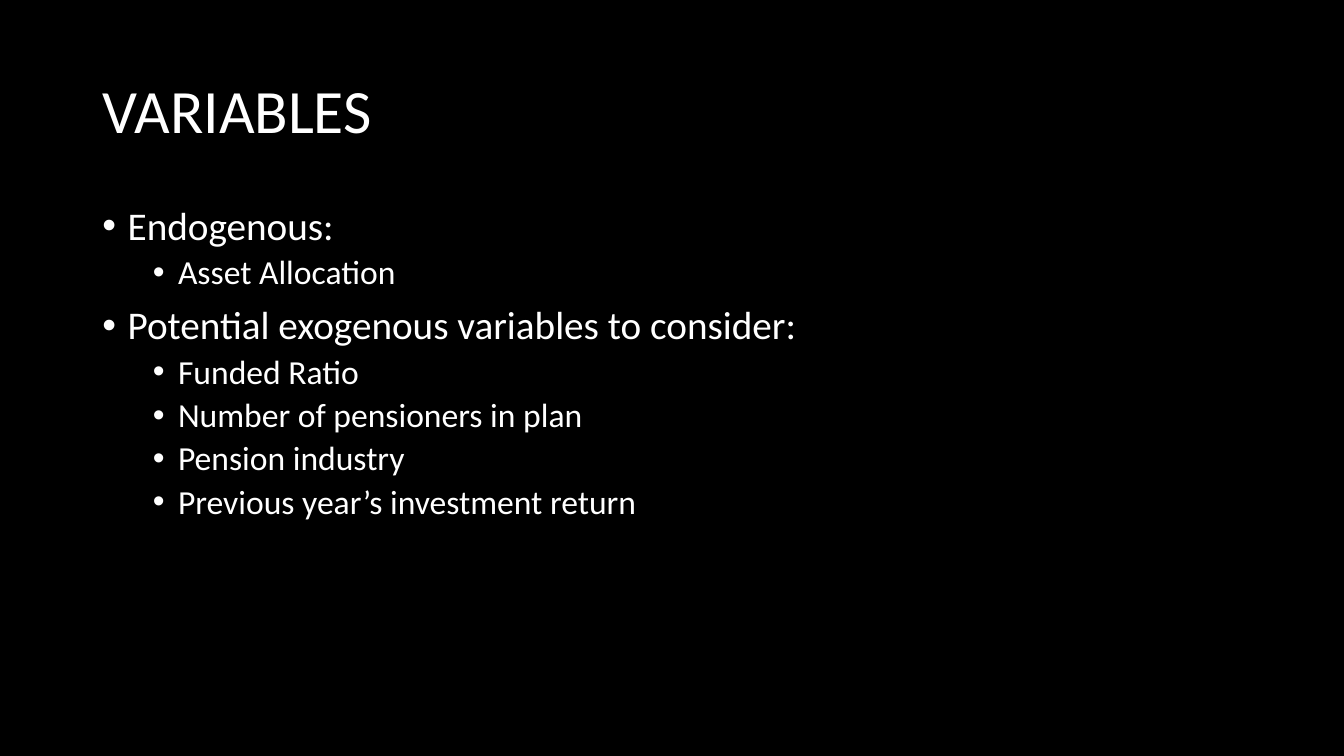
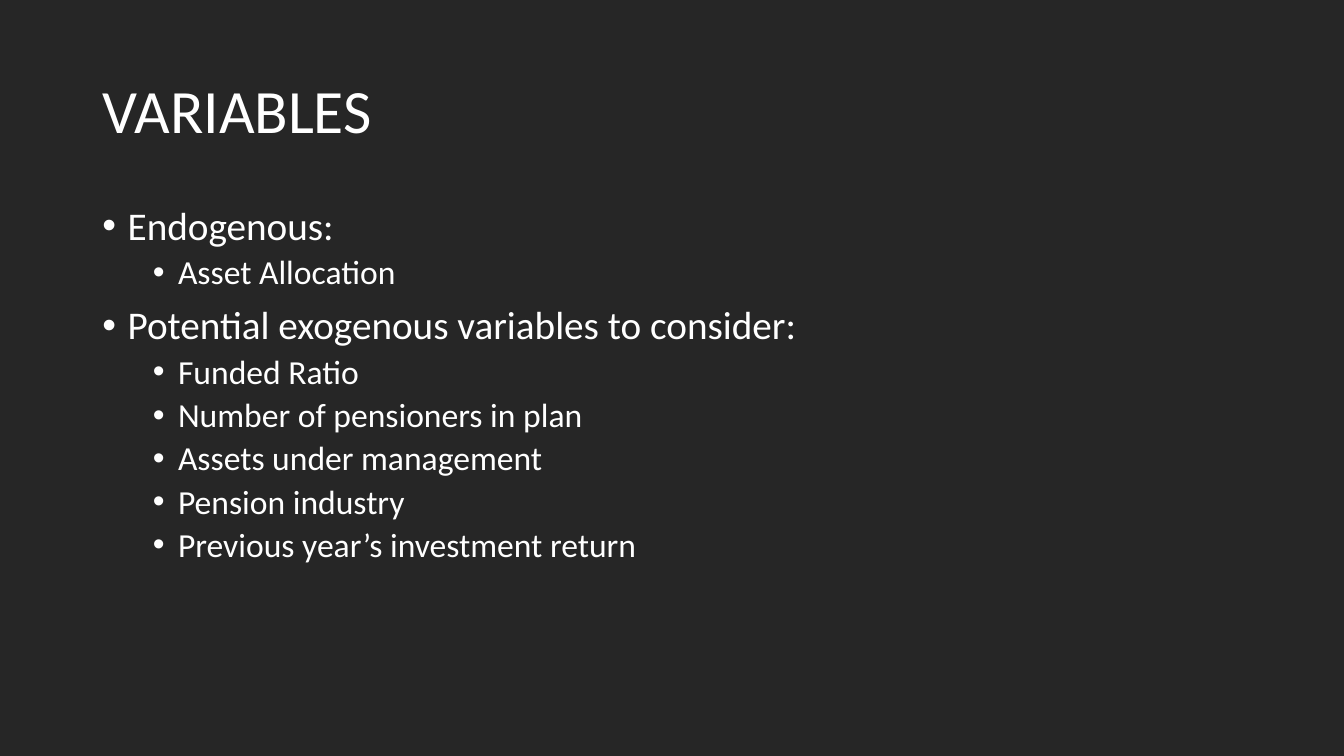
Before and after one commit to bethbailey/MACS30200proj, a slide deck: slide 4 of Proposal/Bailey_Proposal.pptx. Drawn at 1344x756 pixels with LibreOffice and Linux fonts; fonts in the diff are those of the drawing. Boxes give left, top, right and bottom in pixels: in the first picture for what was removed or moved away, otherwise in the second. Text is boxed around its words. In the diff, an @@ line names an element or a change of style, - is before the commit and + after.

```diff
--- a/Proposal/Bailey_Proposal.pptx
+++ b/Proposal/Bailey_Proposal.pptx
@@ background #000000 to #262626 @@
@@ text at [178, 446, 542, 476]: paragraph added @@
+  • Assets under management
```
Also in this commit, not shown: 9 other slides changed, 1 other file.
